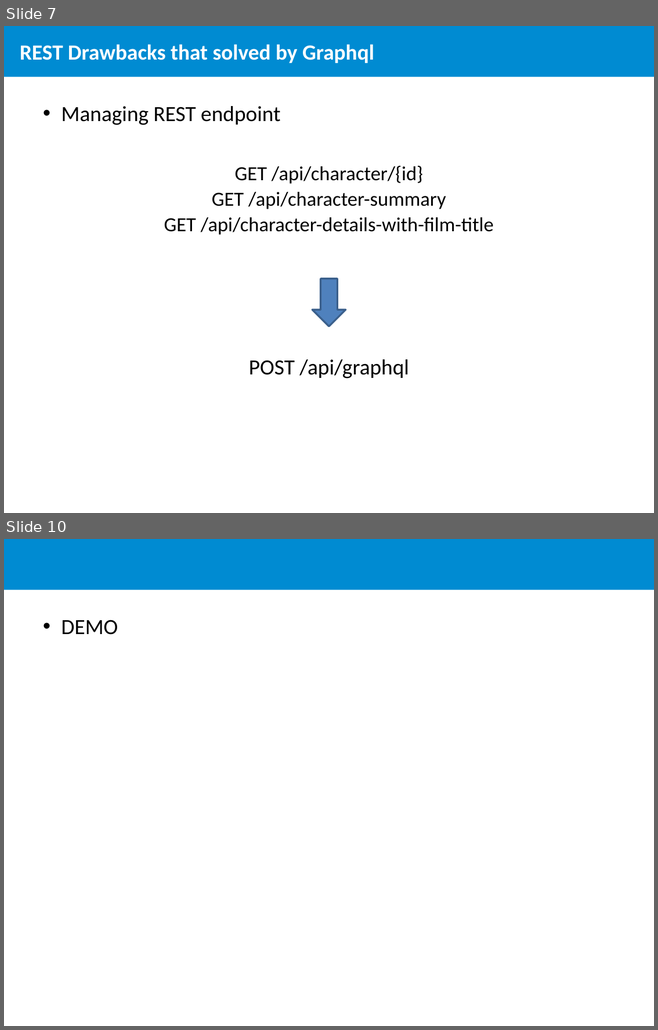
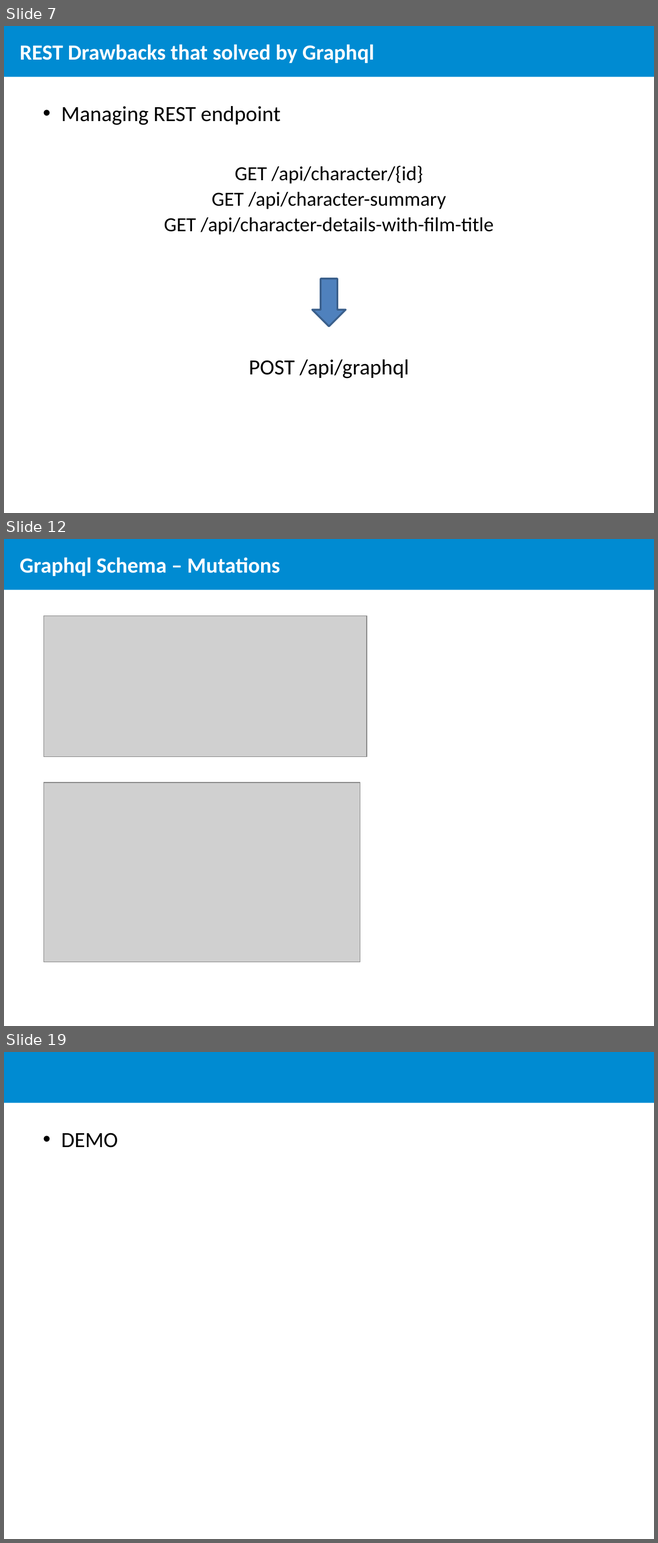
Before and after one commit to ElviraPratiwi/demoGraphql, a slide deck: Learn Graphql.pptx. Shown one above the other, each under a label of ours: slides 7 and 10 before the commit, slides 7, 12 and 19 after it; the slides between them are not shown. The pictures are 658x1030 and 658x1543 pixels, drawn with LibreOffice and Linux fonts; fonts in the diff are those of the drawing; grey boxes stand for pictures; background and template pictures are left out. Boxes give left, top, right and bottom in pixels: in the first picture for what was removed or moved away, otherwise in the second. Text is boxed around its words. In the diff, an @@ line names an element or a change of style, - is before the commit and + after.

```diff
--- a/Learn Graphql.pptx
+++ b/Learn Graphql.pptx
@@ slide 12 added at bbox=[4, 539, 654, 1026], background #FFFFFF; not listed: 1 template element that a slide beside it also shows @@
@@ title added at bbox=[20, 557, 280, 576], 24 pt, text #FFFFFF, bold @@
+Graphql Schema – Mutations
@@ picture added at bbox=[43, 616, 366, 756] @@
@@ picture added at bbox=[43, 783, 360, 962] @@
@@ what was slide 10 is now slide 19 @@
```
Also in this commit, not shown: 4 slides changed, 8 other slides added.
